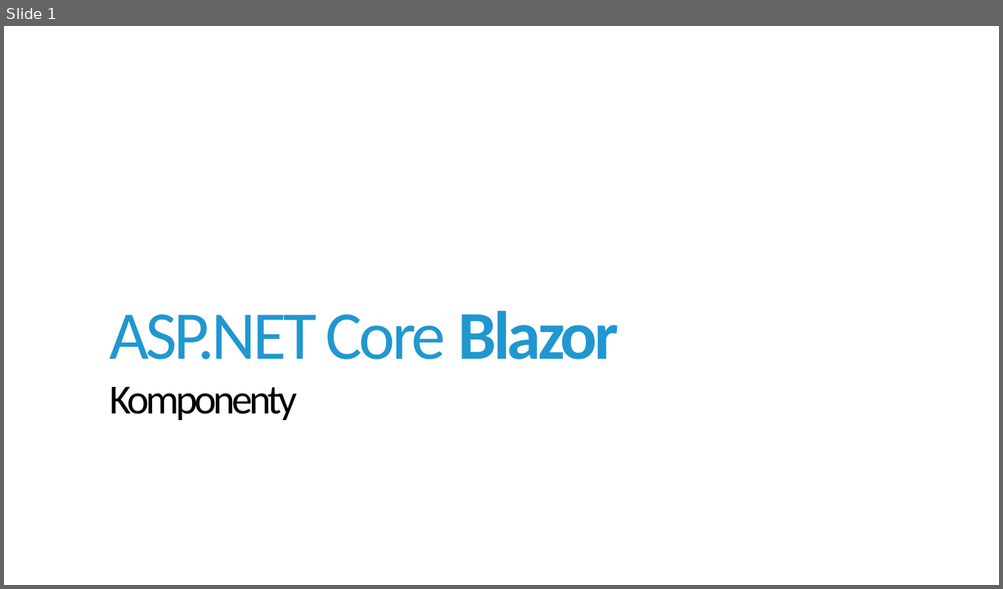
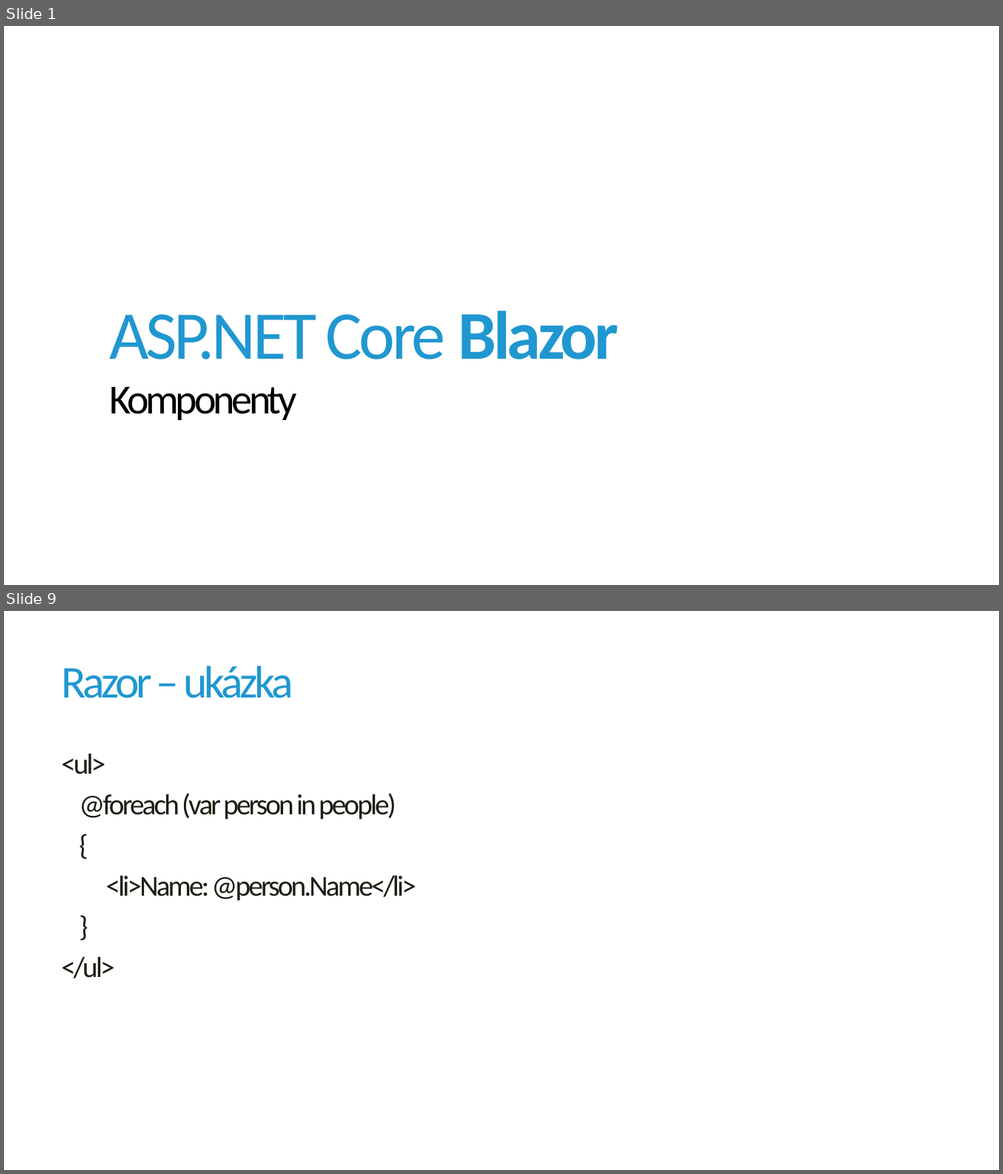
Before and after one commit to jirikanda/BlazorDemos, a slide deck: Presentation/02 - Blazor - Komponenty.pptx. Shown one above the other, each under a label of ours: slide 1 before the commit, slides 1 and 9 after it; the slides between them are not shown. The pictures are 1003x589 and 1003x1174 pixels, drawn with LibreOffice and Linux fonts; fonts in the diff are those of the drawing; background and template pictures are left out. Boxes give left, top, right and bottom in pixels: in the first picture for what was removed or moved away, otherwise in the second. Text is boxed around its words. In the diff, an @@ line names an element or a change of style, - is before the commit and + after.

```diff
--- a/Presentation/02 - Blazor - Komponenty.pptx
+++ b/Presentation/02 - Blazor - Komponenty.pptx
@@ slide 9 added at <box>4,611,999,1170</box>, background #FFFFFF @@
@@ title added at <box>61,666,293,698</box>, 44 pt, text #2097D0 @@
+Razor – ukázka
@@ text added at <box>61,753,415,979</box>, 28 pt, text #1E1C11 @@
+<ul>
+@foreach (var person in people)
+{
+<li>Name: @person.Name</li>
+}
+</ul>
```
Also in this commit, not shown: 1 slide changed, 7 other slides added, 1 slide removed, 4 other files.
